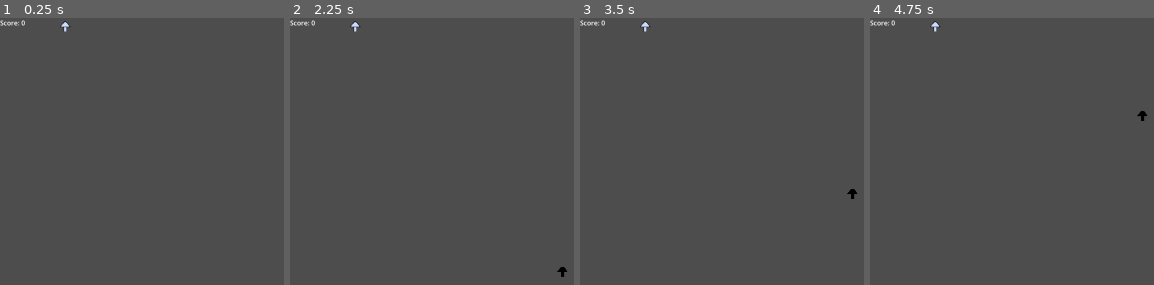
Above: before the commit, frames 1-4 (left to right).
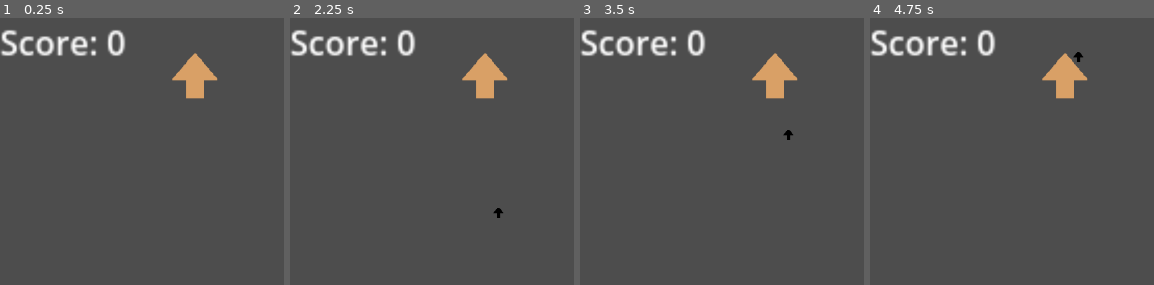
Above: after the commit, the same moments.

Repository: MichelleCDjunaidi/Karen_Simulator
Game: Godot game, scene res://scenes/game.tscn
Same seed, same stepped clock (60 frames per second), same inputs: the game is played once before the commit and once after it.
Inputs:
- Up to frame 1 (0.25 s): no input
- Up to frame 2 (2.25 s): tap Enter at 0.5, 2 s; tap Space at 1.25 s
- Up to frame 3 (3.5 s): no input
- Up to frame 4 (4.75 s): no input

The runs differ from the first frame. In frame 1, 3.6% of the frame differs, in the area x 0-77%, y 0-31%; in frame 2, 3.8%; in frame 3, 3.8%; in frame 4, 3.8%, in the area x 0-98%, y 0-39%.

Commit message:
updated layering and placeholder sizes

Diff:
--- /dev/null
+++ b/frames/orange_arrows.tres
@@ -0,0 +1,18 @@
+[gd_resource type="SpriteFrames" load_steps=3 format=3 uid="uid://cncy8xg5qljv"]
+
+[ext_resource type="Texture2D" uid="uid://bex1mf5tvp50i" path="res://frames/arrow-1.png" id="1_fayml"]
+[ext_resource type="Texture2D" uid="uid://cq43s0qjdtd25" path="res://frames/arrow-2.png" id="2_wi65c"]
+
+[resource]
+animations = [{
+"frames": [{
+"duration": 1.0,
+"texture": ExtResource("1_fayml")
+}, {
+"duration": 1.0,
+"texture": ExtResource("2_wi65c")
+}],
+"loop": true,
+"name": &"default",
+"speed": 5.0
+}]
--- a/scenes/ArrowButton.tscn
+++ b/scenes/ArrowButton.tscn
@@ -1,17 +1,17 @@
 [gd_scene load_steps=5 format=3 uid="uid://b0fvwsaa0ldkw"]
 
-[ext_resource type="Texture2D" uid="uid://cm6p2gdgqdk6u" path="res://frames/Sprite-0001.png" id="1_ka8la"]
-[ext_resource type="Texture2D" uid="uid://b5rdv2jtwak14" path="res://frames/Sprite-0002.png" id="2_vqidy"]
+[ext_resource type="Texture2D" uid="uid://bex1mf5tvp50i" path="res://frames/arrow-1.png" id="1_jmpgi"]
+[ext_resource type="Texture2D" uid="uid://cq43s0qjdtd25" path="res://frames/arrow-2.png" id="2_pwjao"]
 [ext_resource type="Script" path="res://scripts/ArrowButton.gd" id="3_vevw5"]
 
-[sub_resource type="SpriteFrames" id="SpriteFrames_s0gaw"]
+[sub_resource type="SpriteFrames" id="SpriteFrames_umpa8"]
 animations = [{
 "frames": [{
 "duration": 1.0,
-"texture": ExtResource("1_ka8la")
+"texture": ExtResource("1_jmpgi")
 }, {
 "duration": 1.0,
-"texture": ExtResource("2_vqidy")
+"texture": ExtResource("2_pwjao")
 }],
 "loop": true,
 "name": &"default",
--- a/scenes/HUD.tscn
+++ b/scenes/HUD.tscn
@@ -5,4 +5,5 @@
 [node name="Label" type="Label" parent="."]
 offset_right = 40.0
 offset_bottom = 23.0
+scale = Vector2(5, 5)
 text = "Score: 0"
--- a/scenes/game.tscn
+++ b/scenes/game.tscn
@@ -6,6 +6,22 @@
 [ext_resource type="PackedScene" uid="uid://cx47ve3iv3u3l" path="res://scenes/ArrowSpawner.tscn" id="4_1cqob"]
 [ext_resource type="Script" path="res://scripts/HUD.gd" id="4_a0eba"]
 [ext_resource type="PackedScene" uid="uid://b0fvwsaa0ldkw" path="res://scenes/ArrowButton.tscn" id="6_afu41"]
+[ext_resource type="Texture2D" uid="uid://bex1mf5tvp50i" path="res://frames/arrow-1.png" id="7_qpy8y"]
+[ext_resource type="Texture2D" uid="uid://cq43s0qjdtd25" path="res://frames/arrow-2.png" id="8_r6opf"]
+
+[sub_resource type="SpriteFrames" id="SpriteFrames_gy80t"]
+animations = [{
+"frames": [{
+"duration": 1.0,
+"texture": ExtResource("7_qpy8y")
+}, {
+"duration": 1.0,
+"texture": ExtResource("8_r6opf")
+}],
+"loop": true,
+"name": &"default",
+"speed": 5.0
+}]
 
 [node name="Game" type="Node2D"]
 script = ExtResource("1_hq0dr")
@@ -18,9 +34,10 @@
 [node name="HUD" parent="." instance=ExtResource("3_fgj27")]
 script = ExtResource("4_a0eba")
 
+[node name="ArrowUpButton" parent="." instance=ExtResource("6_afu41")]
+position = Vector2(468, 139)
+sprite_frames = SubResource("SpriteFrames_gy80t")
+input = "up"
+
 [node name="ArrowSpawner" parent="." instance=ExtResource("4_1cqob")]
-position = Vector2(155, 145)
-
-[node name="ArrowUpButton" parent="." instance=ExtResource("6_afu41")]
-position = Vector2(157, 21)
-input = "up"
+position = Vector2(1, 4)
Binary file added: frames/arrow-1.png
Not shown, added: frames/arrow-1.png.import
Binary file added: frames/arrow-2.png
Not shown, added: frames/arrow-2.png.import
Not shown: 1 places in scenes/ArrowButton.tscn that only renumber resources
Not shown: 1 places in scenes/game.tscn that only renumber resources
